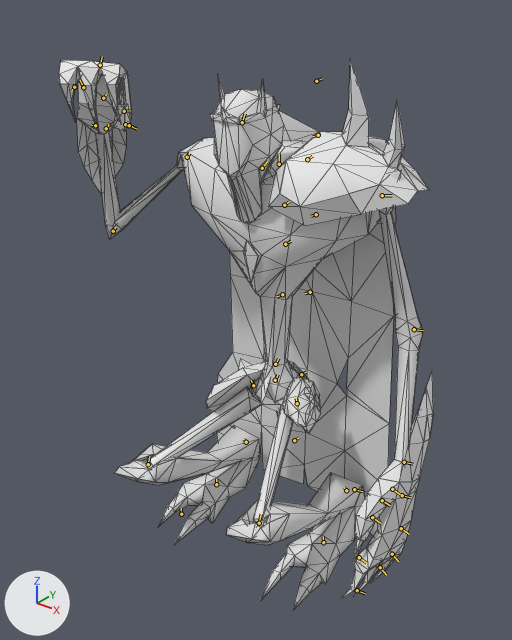
Before and after pictures for a commit that changed the Blender file assets-src/rooms/tavern/creature-clips/lich.blend.
Both versions are drawn from a 50 mm lens placed at (0.878, -1.113, 1.263), pointed at (0.052, -0.081, 0.623). Every picture has the same lights, and +X, +Y and +Z are marked at lower left. The picture after the commit comes second. Both versions are drawn at frame 0 of the action 'Sit'; the numbers are the values there. The bones that change, and the others that lie on the model, are drawn over the model as lines. Mesh edges are drawn as thin lines.

Names of what the first picture shows: 'lichSourceMesh'.
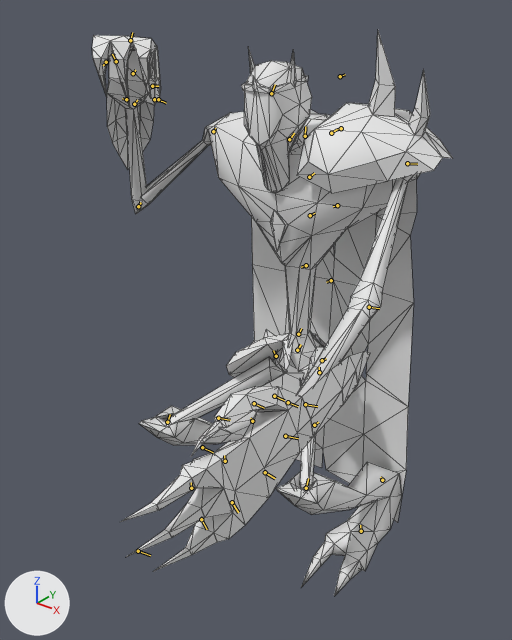
Patch to the scene script:
```diff
--- a/assets-src/rooms/tavern/creature-clips/lich.blend.py
+++ b/assets-src/rooms/tavern/creature-clips/lich.blend.py
@@ bone_root @@
 bone_root = bpy.data.objects['lich'].pose.bones['root']
-bone_root.location = (0.168, -0.342, -0.057)
+bone_root.location = (0.149, -0.303, -0.149)
@@ bone_hipleft @@
 bone_hipleft = bpy.data.objects['lich'].pose.bones['hipLeft']  # child of 'root'
-bone_hipleft.rotation_quaternion = (0.889, -0.171, 0.083, 0.416)  # degrees (-14, 17, 48)
+bone_hipleft.rotation_quaternion = (0.881, -0.217, 0.134, 0.398)  # degrees (-18, 24, 45)
@@ bone_kneeleft @@
 bone_kneeleft = bpy.data.objects['lich'].pose.bones['kneeLeft']  # child of 'hipLeft'
-bone_kneeleft.rotation_quaternion = (0.678, 0.153, -0.058, 0.717)  # degrees (7, -17, 92)
+bone_kneeleft.rotation_quaternion = (0.717, 0.224, -0.081, 0.656)  # degrees (14, -24, 82)
@@ bone_ankleleft @@
 bone_ankleleft = bpy.data.objects['lich'].pose.bones['ankleLeft']  # child of 'kneeLeft'
-bone_ankleleft.rotation_quaternion = (0.932, 0.048, 0.004, 0.359)  # degrees (5, -2, 42)
+bone_ankleleft.rotation_quaternion = (0.953, 0.037, -0.002, 0.302)  # degrees (4, -2, 35)
@@ bone_shoulderleft @@
 bone_shoulderleft = bpy.data.objects['lich'].pose.bones['shoulderLeft']  # child of 'chest'
-bone_shoulderleft.rotation_quaternion = (1.0, 0.0, 0.0, 0.0)  # degrees (0, 0, 0)
+bone_shoulderleft.rotation_quaternion = (0.866, -0.094, -0.49, -0.028)  # degrees (-15, -59, 5)
@@ bone_cape1 @@
 bone_cape1 = bpy.data.objects['lich'].pose.bones['cape1']  # child of 'capeBase'
-bone_cape1.location = (-0.265, 0.032, 0.0)
+bone_cape1.location = (-0.222, 0.026, 0.0)
@@ bone_hipright @@
 bone_hipright = bpy.data.objects['lich'].pose.bones['hipRight']  # child of 'root'
-bone_hipright.rotation_quaternion = (0.898, 0.148, -0.073, 0.409)  # degrees (12, -15, 47)
+bone_hipright.rotation_quaternion = (0.889, 0.198, -0.128, 0.393)  # degrees (16, -23, 44)
@@ bone_kneeright @@
 bone_kneeright = bpy.data.objects['lich'].pose.bones['kneeRight']  # child of 'hipRight'
-bone_kneeright.rotation_quaternion = (0.686, -0.13, 0.051, 0.714)  # degrees (-6, 15, 91)
+bone_kneeright.rotation_quaternion = (0.725, -0.202, 0.075, 0.654)  # degrees (-12, 22, 82)
@@ bone_ankleright @@
 bone_ankleright = bpy.data.objects['lich'].pose.bones['ankleRight']  # child of 'kneeRight'
-bone_ankleright.rotation_quaternion = (0.931, -0.058, 0.0, 0.361)  # degrees (-6, 2, 42)
+bone_ankleright.rotation_quaternion = (0.952, -0.047, 0.008, 0.304)  # degrees (-5, 3, 35)
```

Boxes [x1, y1, x2, y2] around the edits, measured in the pictures (512 x 640 px):
'lichSourceMesh', posed
    before: [59, 58, 433, 610]
    after: [92, 31, 452, 596]
bone 'root', root to tip
    before: (275, 380) to (278, 374)
    after: (297, 350) to (301, 344)
bone 'hipLeft', root to tip
    before: (297, 403) to (296, 398)
    after: (319, 372) to (319, 367)
bone 'kneeLeft', root to tip
    before: (259, 523) to (261, 514)
    after: (306, 488) to (308, 478)
bone 'ankleLeft', root to tip
    before: (346, 490) to (344, 487)
    after: (382, 480) to (380, 477)
bone 'shoulderLeft', root to tip
    before: (382, 195) to (392, 195)
    after: (407, 163) to (417, 164)
bone 'cape1', root to tip
    before: (316, 81) to (322, 78)
    after: (340, 76) to (345, 74)
bone 'hipRight', root to tip
    before: (253, 385) to (251, 380)
    after: (276, 356) to (273, 350)
bone 'kneeRight', root to tip
    before: (148, 464) to (149, 456)
    after: (167, 422) to (170, 414)
bone 'ankleRight', root to tip
    before: (246, 442) to (243, 439)
    after: (252, 421) to (250, 418)
